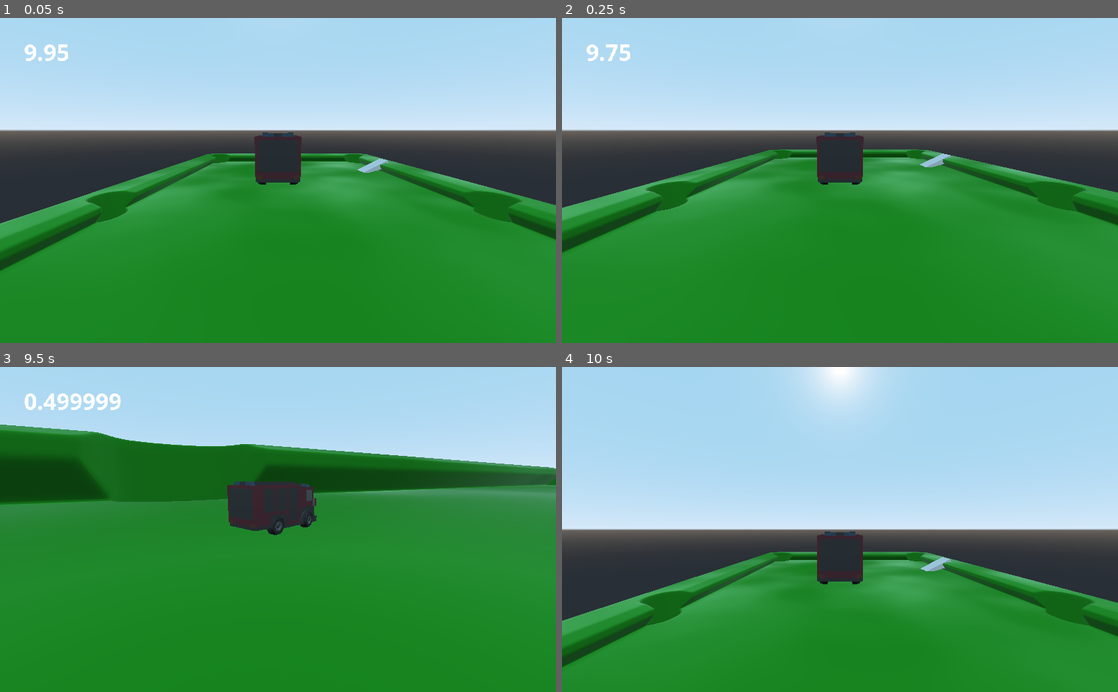
Above: before the commit, frames 1-4 (two rows, left to right).
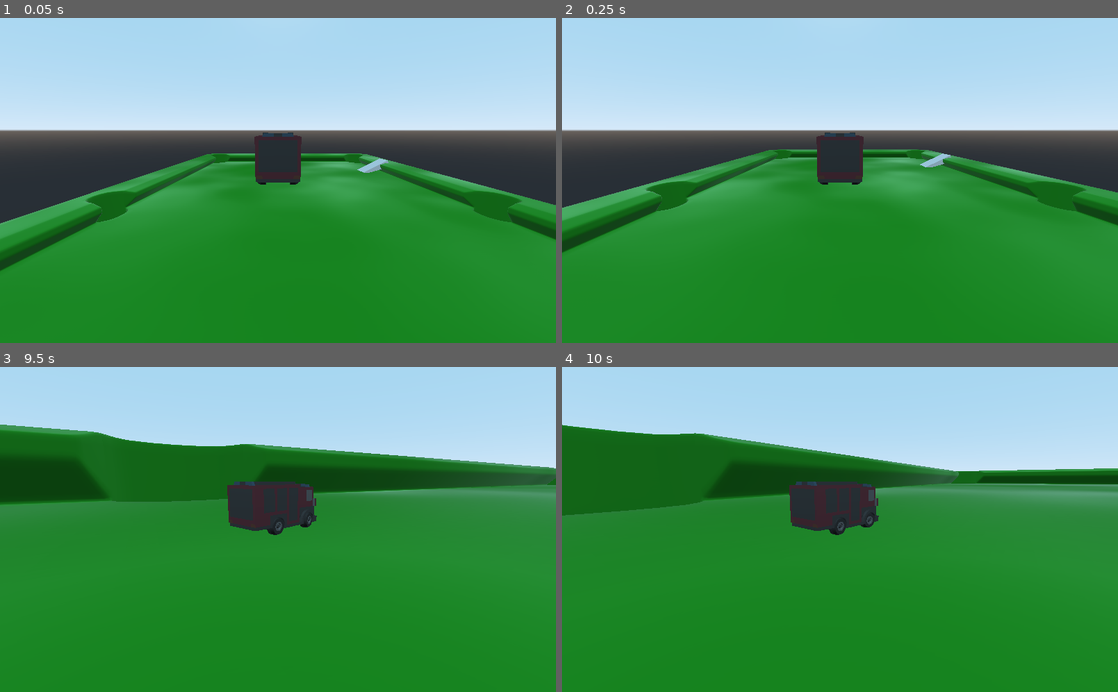
Above: after the commit, the same moments.

Repository: CycloPiStudio/Kinematic-car
Game: Godot game, scene res://principal.tscn
Two runs of this game, one before a commit and one after it. Both use one fixed random seed, a clock stepped at 60 frames per second and the inputs below.
Inputs:
- Up to frame 1 (0.05 s): no input
- Up to frame 2 (0.25 s): no input
- Up to frame 3 (9.5 s): hold D (derecha) 0.53-1.28 s; hold W (acelerar) 0.53-1.28 s; hold A (izquierda) 1.28-2.03 s; tap one key every 1.5 s from 1.35 s: S (frenar) W (acelerar) Space (señal) S (frenar) W (acelerar) Space (señal); hold Space (señal) 2.03-2.78 s; hold D (derecha) 2.03-3.53 s; hold S (frenar) 3.53-4.28 s; hold A (izquierda) 3.53-5.78 s; hold W (acelerar) 5.03-5.78 s; hold D (derecha) 5.78-8.03 s; hold Space (señal) 6.53-7.28 s; hold S (frenar) 8.03-8.78 s; hold A (izquierda) from 8.03 s (still down)
- Up to frame 4 (10 s): release A (izquierda) at 9.53 s; hold D (derecha) from 9.53 s (still down); hold W (acelerar) from 9.53 s (still down)

The runs differ from the first frame. In frame 1, 0.2% of the frame differs, in the area x 4-13%, y 8-14%; in frame 2, 0.2%; in frame 3, 0.5%; in frame 4, 48%, in the area x 0-100%, y 0-93%.

Commit message:
Add files via upload

Diff:
--- a/Kinematic_car/principal.tscn
+++ b/Kinematic_car/principal.tscn
@@ -1,9 +1,8 @@
-[gd_scene load_steps=9 format=2]
+[gd_scene load_steps=8 format=2]
 
 [ext_resource path="res://modelos_circuitos/mesa_billar.tscn" type="PackedScene" id=1]
 [ext_resource path="res://coches/coche.tscn" type="PackedScene" id=2]
-[ext_resource path="res://principal.gd" type="Script" id=3]
-[ext_resource path="res://tipos/OpenSans-Bold.ttf" type="DynamicFontData" id=4]
+[ext_resource path="res://circuitos/meta.gd" type="Script" id=3]
 
 [sub_resource type="BoxShape" id=1]
 extents = Vector3( 5.7224, 1, 8.96951 )
@@ -15,12 +14,10 @@
 [sub_resource type="BoxShape" id=3]
 extents = Vector3( 5.138, 0.1, 2.734 )
 
-[sub_resource type="DynamicFont" id=4]
-size = 42
-font_data = ExtResource( 4 )
+[sub_resource type="BoxShape" id=4]
+extents = Vector3( 0.300285, 0.326764, 0.407562 )
 
 [node name="principal" type="Spatial"]
-script = ExtResource( 3 )
 
 [node name="StaticBody" type="StaticBody" parent="."]
 transform = Transform( 0.800543, 0.599275, 0, -0.599275, 0.800543, 0, 0, 0, 1, -49.1314, 41.9474, -22.6692 )
@@ -44,19 +41,33 @@
 
 [node name="mesa_billar" parent="." instance=ExtResource( 1 )]
 
-[node name="Timer" type="Timer" parent="."]
-wait_time = 10.0
+[node name="meta" type="Spatial" parent="."]
+transform = Transform( 30, 0, 0, 0, 30, 0, 0, 0, 30, 38.8261, 78.7735, -73.6715 )
+script = ExtResource( 3 )
 
-[node name="CanvasLayer" type="CanvasLayer" parent="."]
+[node name="StaticBody" type="Area" parent="meta"]
+transform = Transform( 1, 0, 0, 0, 1, 0, 0, 0, 1, -0.907175, 0.888691, 0 )
 
-[node name="Label" type="Label" parent="CanvasLayer"]
-margin_left = 44.0
-margin_top = 34.0
-margin_right = 296.0
-margin_bottom = 113.0
-custom_fonts/font = SubResource( 4 )
+[node name="CollisionShape" type="CollisionShape" parent="meta/StaticBody"]
+transform = Transform( 1, 0, 0, 0, 1, 0, 0, 0, 1, 0.688906, -0.805739, 0 )
+shape = SubResource( 4 )
+
+[node name="Timer" type="Timer" parent="meta"]
+wait_time = 2.0
+
+[node name="hub-win" type="Node2D" parent="meta"]
+visible = false
+scale = Vector2( 25, 25 )
+
+[node name="Label" type="Label" parent="meta/hub-win"]
+margin_left = 5.28
+margin_top = 5.64
+margin_right = 45.28
+margin_bottom = 19.64
+text = "WIN"
 __meta__ = {
 "_edit_use_anchors_": false
 }
 
-[connection signal="timeout" from="Timer" to="." method="_on_Timer_timeout"]
+[connection signal="body_entered" from="meta/StaticBody" to="meta" method="_on_StaticBody_body_entered"]
+[connection signal="timeout" from="meta/Timer" to="meta" method="_on_Timer_timeout"]
